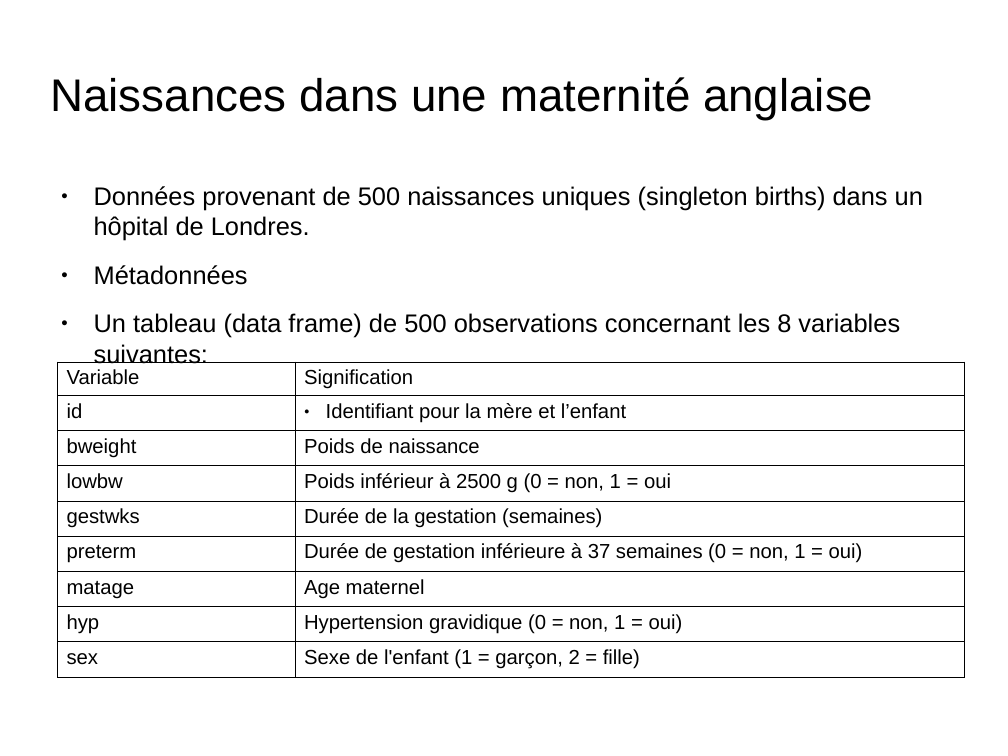
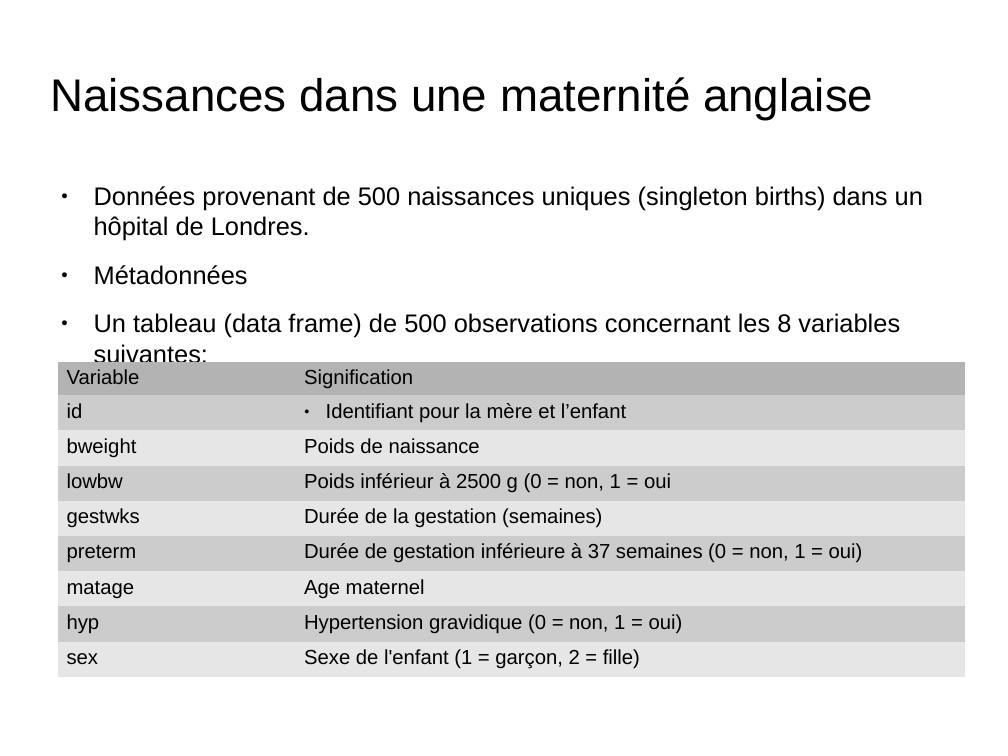
Before and after one commit to jcrb/Cours-Stat, a slide deck: slide 38 of IFSI/stat_et_ IFSI.odp (slide 37 before the commit). Drawn at 1008x756 pixels with LibreOffice and Linux fonts; fonts in the diff are those of the drawing; background and template pictures are left out. Boxes give left, top, right and bottom in pixels: in the first picture for what was removed or moved away, otherwise in the second. Text is boxed around its words. In the diff, an @@ line names an element or a change of style, - is before the commit and + after.

```diff
--- a/IFSI/stat_et_ IFSI.odp
+++ b/IFSI/stat_et_ IFSI.odp
@@ table at (58,362,965,677) @@
@@ fill none to #B3B3B3 in row 1 @@
@@ fill none to #CCCCCC in 8 cells @@
@@ fill none to #E6E6E6 in 8 cells @@
@@ borders changed @@
```
Also in this commit, not shown: 4 other slides changed, 3 slides added, 10 other files.
